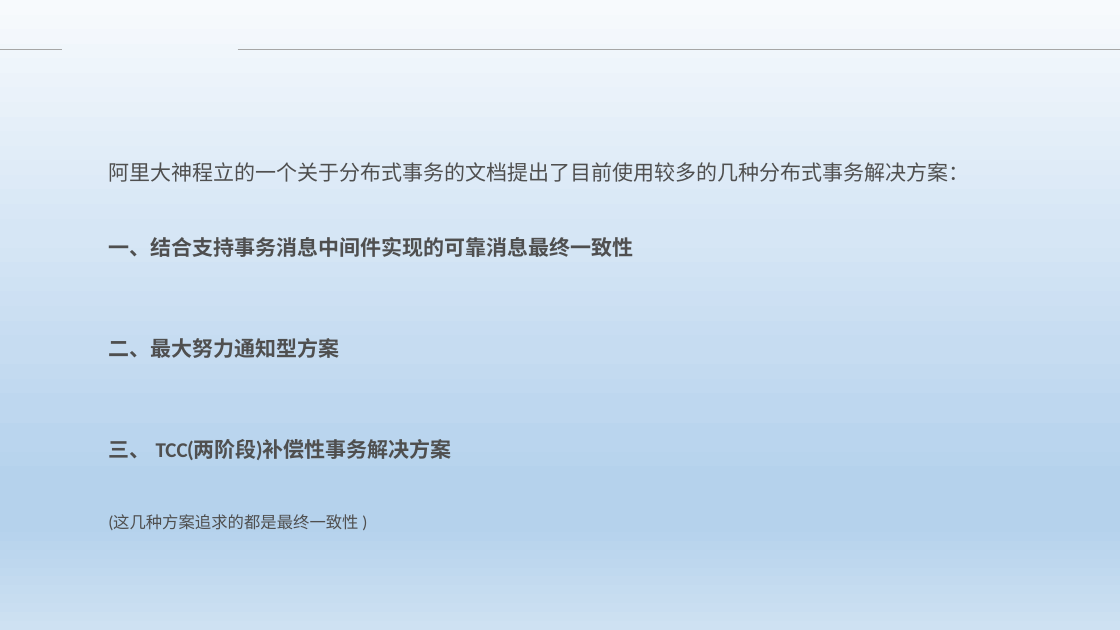
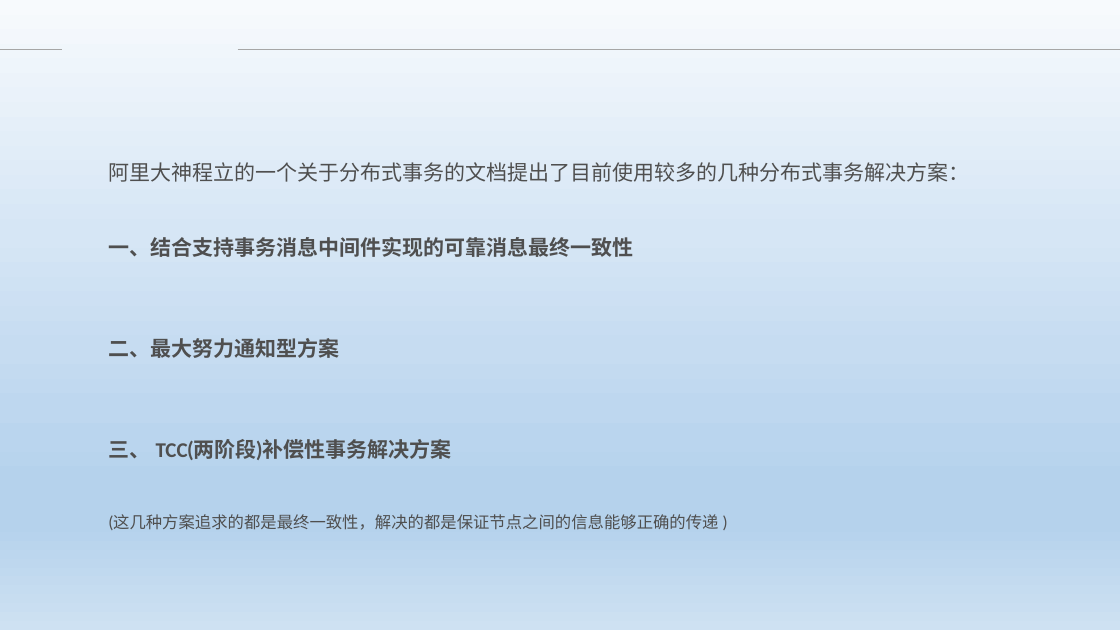
Before and after one commit to Heffie199/zhao_Note, a slide deck: slide 3 of 分布式事务的解决方案 .pptx. Drawn at 1120x630 pixels with LibreOffice and Linux fonts; fonts in the diff are those of the drawing; background and template pictures are left out. Boxes give left, top, right and bottom in pixels: in the first picture for what was removed or moved away, otherwise in the second. Text is boxed around its words. In the diff, an @@ line names an element or a change of style, - is before the commit and + after.

```diff
--- a/分布式事务的解决方案 .pptx
+++ b/分布式事务的解决方案 .pptx
@@ text at (109,514,719,530): text changed @@
-(这几种方案追求的都是最终一致性 )
+(这几种方案追求的都是最终一致性，解决的都是保证节点之间的信息能够正确的传递 )
```
Also in this commit, not shown: 11 other slides changed, 1 slide removed.
